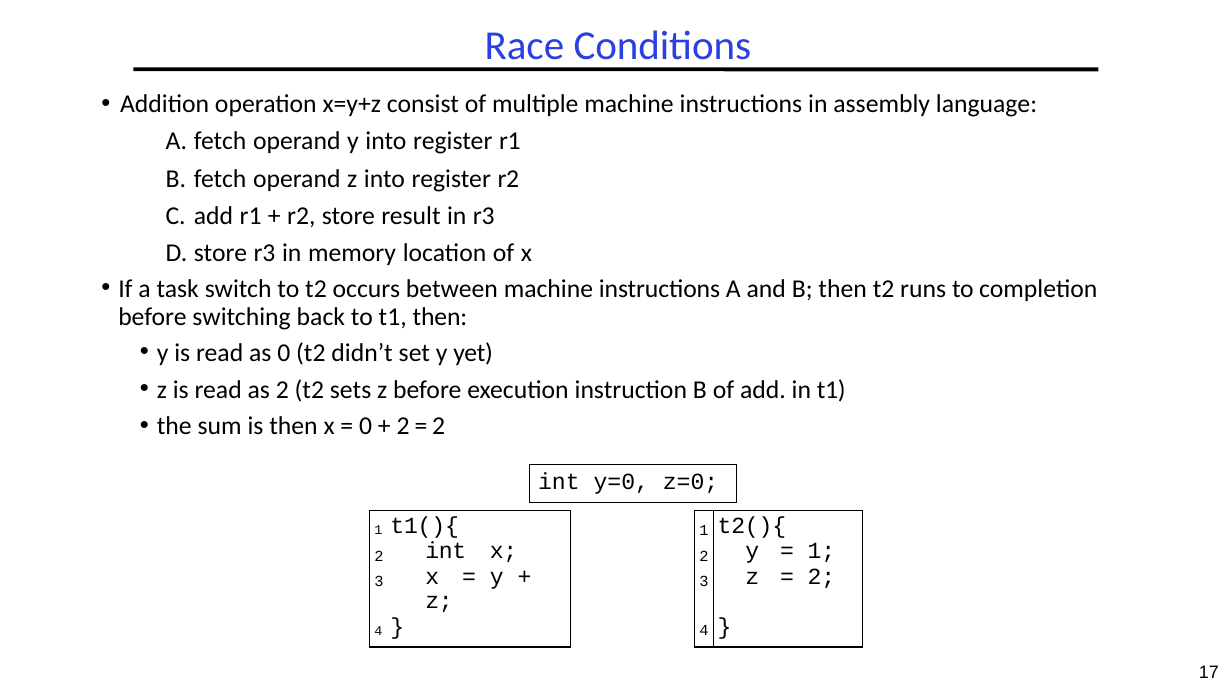
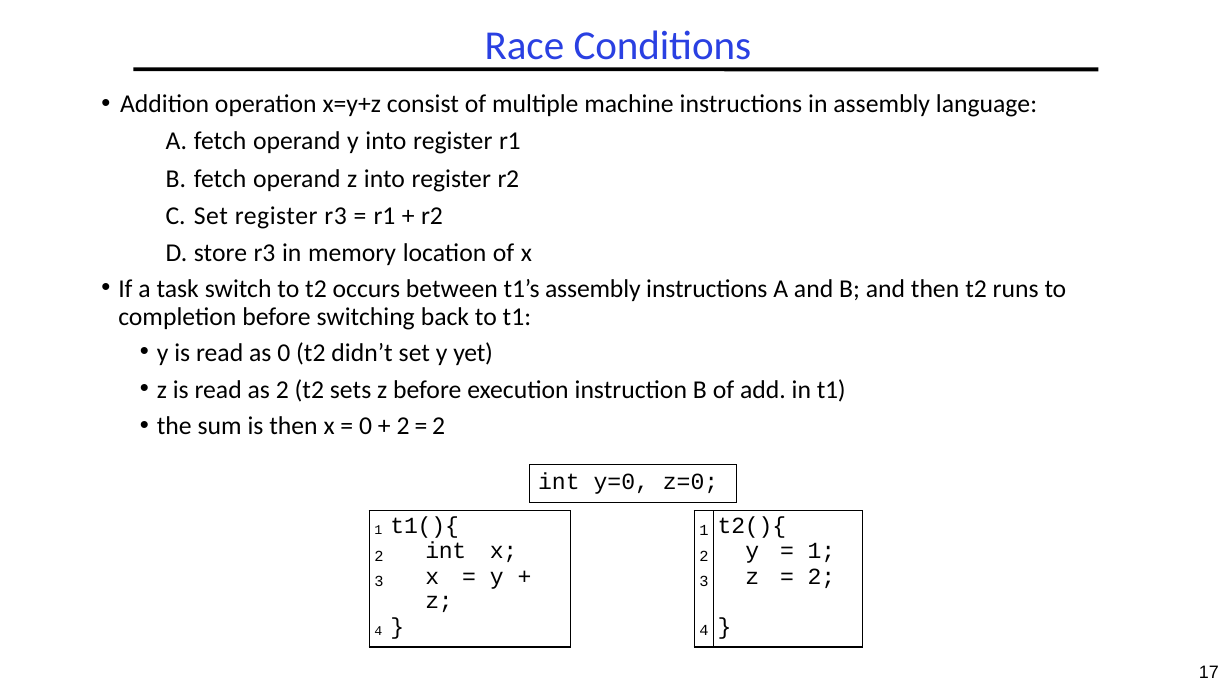
Before and after one commit to guhofstra/CSC256Fa25, a slide deck: slide 17 of PPTs/L3-Exercises ANS.pptx. Drawn at 1232x693 pixels with LibreOffice and Linux fonts; fonts in the diff are those of the drawing. Boxes give left, top, right and bottom in pixels: in the first picture for what was removed or moved away, otherwise in the second. Text is boxed around its words. In the diff, an @@ line names an element or a change of style, - is before the commit and + after.

```diff
--- a/PPTs/L3-Exercises ANS.pptx
+++ b/PPTs/L3-Exercises ANS.pptx
@@ text at (x1=194, y1=206, x2=443, y2=229): text changed @@
-  C. add r1 + r2, store result in r3
+  C. Set register r3 = r1 + r2
@@ text at (x1=118, y1=279, x2=1067, y2=330): text changed @@
-• If a task switch to t2 occurs between machine instructions A and B; then t2 runs to completion before switching back to t1, then:
+• If a task switch to t2 occurs between t1’s assembly instructions A and B; and then t2 runs to completion before switching back to t1:
```
Also in this commit, not shown: 5 other slides changed, 5 other files.
